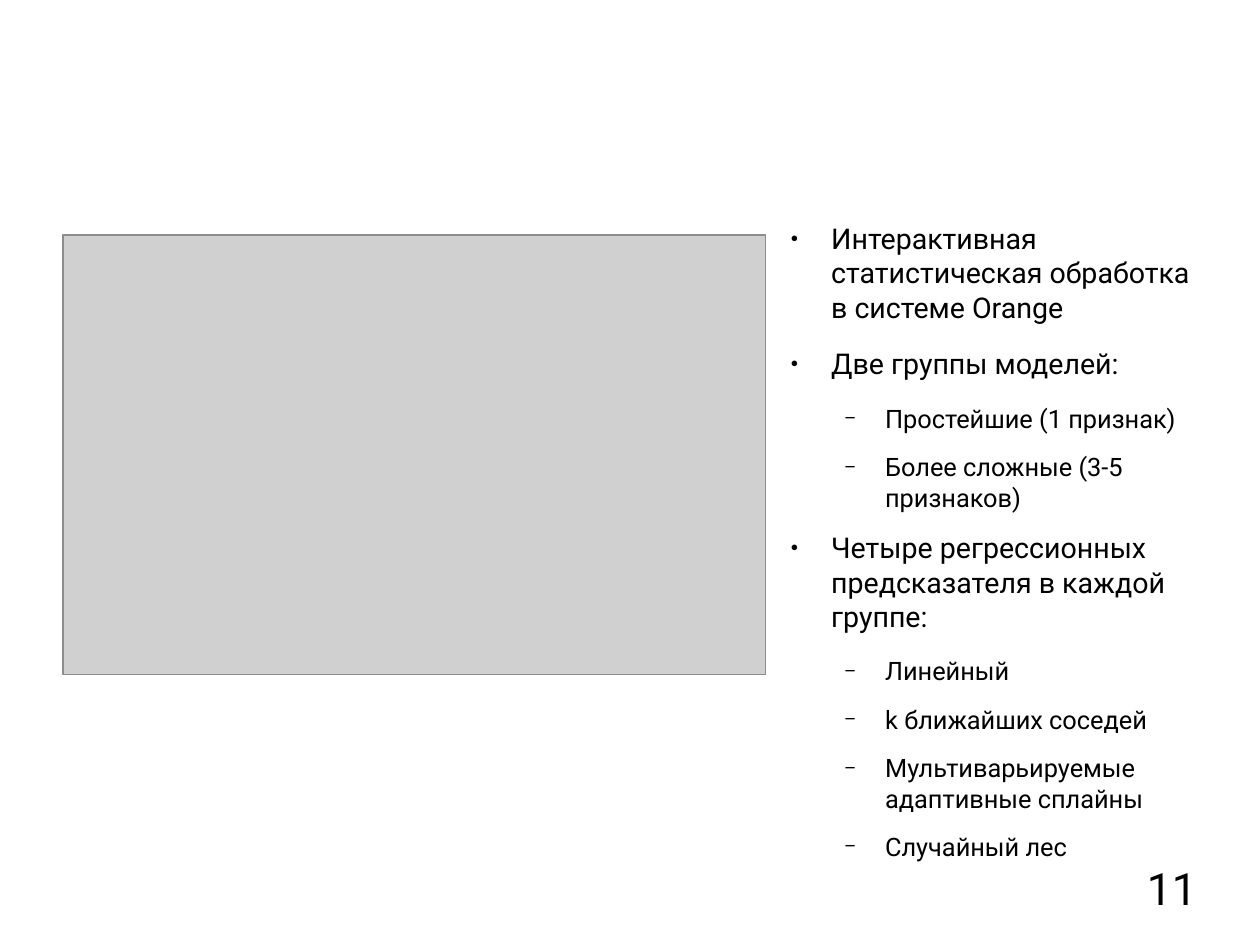
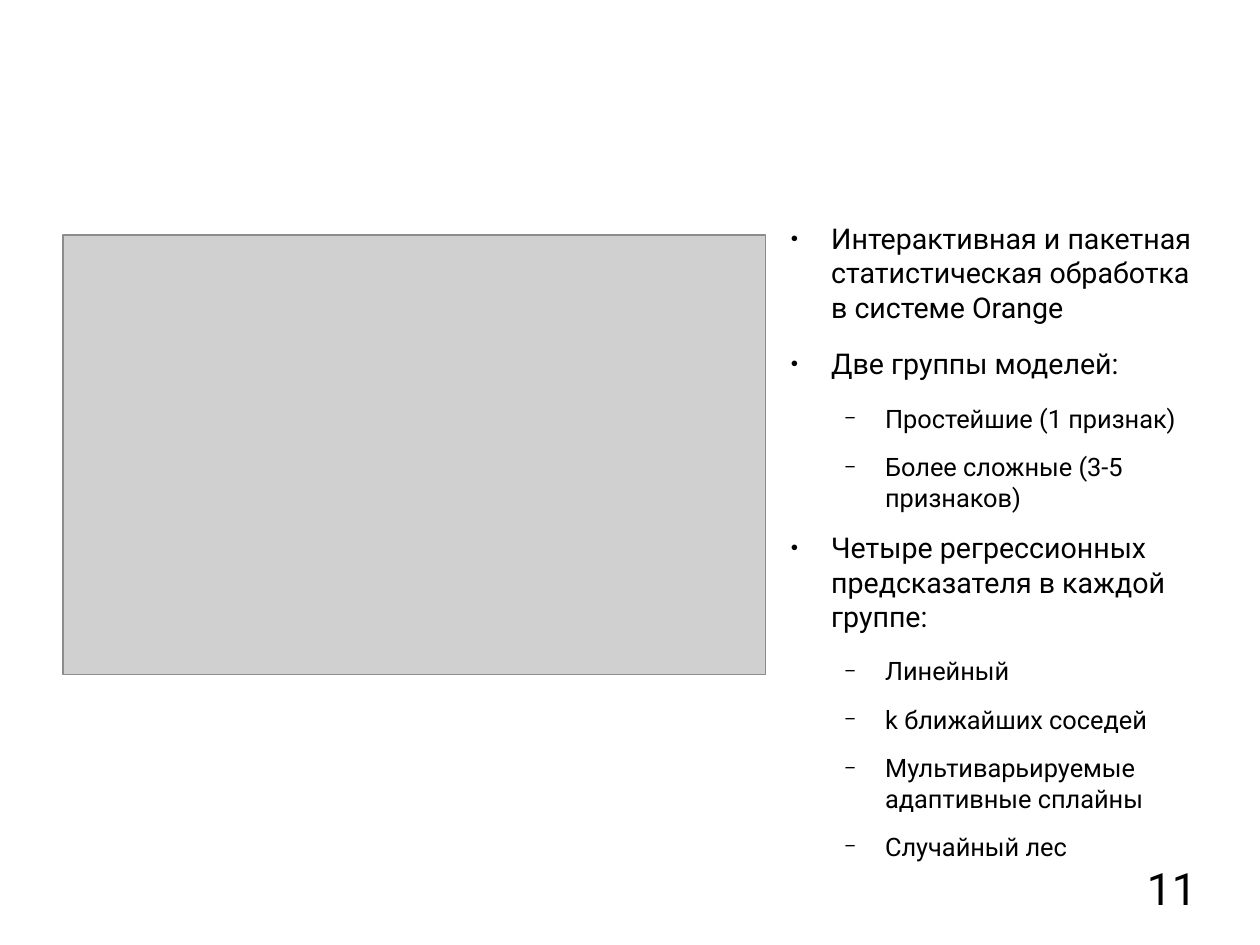
Before and after one commit to mkpankov/adaptor, a slide deck: slide 11 of diploma/defense/brochure.odp. Drawn at 1260x945 pixels with LibreOffice and Linux fonts; fonts in the diff are those of the drawing; grey boxes stand for pictures; background and template pictures are left out. Boxes give left, top, right and bottom in pixels: in the first picture for what was removed or moved away, otherwise in the second. Text is boxed around its words. In the diff, an @@ line names an element or a change of style, - is before the commit and + after.

Commit message:
Edited a bit more.

```diff
--- a/diploma/defense/brochure.odp
+++ b/diploma/defense/brochure.odp
@@ text at (831, 228, 1192, 324): text changed @@
-● Интерактивная статистическая обработка в системе Orange
+● Интерактивная и пакетная статистическая обработка в системе Orange
```
Also in this commit, not shown: 1 other slide changed.
